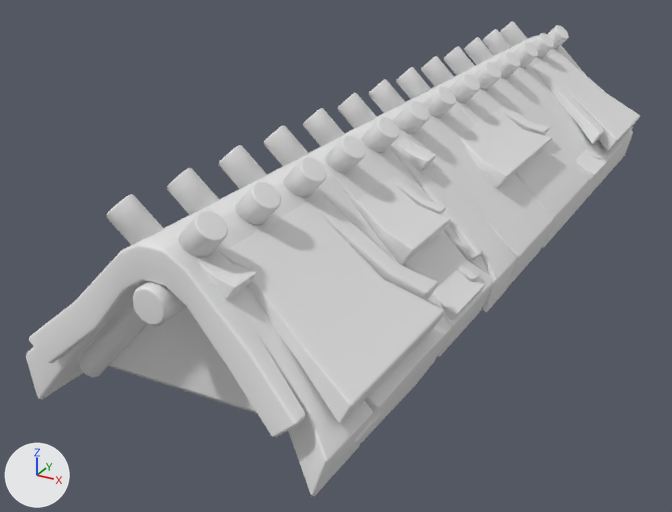
Renders of the FBX model Assets/PackageAsset/Honda 1/Clay/SM_Clay_Roof_05.fbx from each side of a commit.
The view is the same before and after, from a 50 mm camera at (1.38, -3.12, 2.35) aimed at (-0.18, -0.28, 0.93). Arrows for +X, +Y and +Z are at lower left; the lights stay in place. Where no turn or scale is listed for an object, it has been applied to the vertices.

The first picture shows 'SM_Clay_Roof_05'.
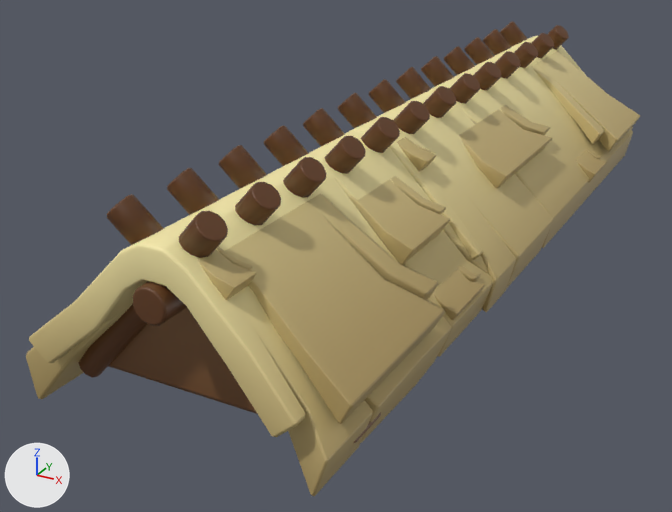
Where the change shows, as pixel boxes [x1, y1, x2, y2] in the pictures (672 x 512 px):
'SM_Clay_Roof_05', surface changed (grey to beige): [26, 21, 640, 496] in both

What the commit changed:
Picture 'T_All_01.png' (img_t_all_01_png) is new.
In material 'MI_Clay_01' (mat_mi_clay_01), base_color is no longer (0.8, 0.8, 0.8), white #e7e7e7.
In material 'MI_Clay_01' (mat_mi_clay_01), texture is now set to img_t_all_01_png.
